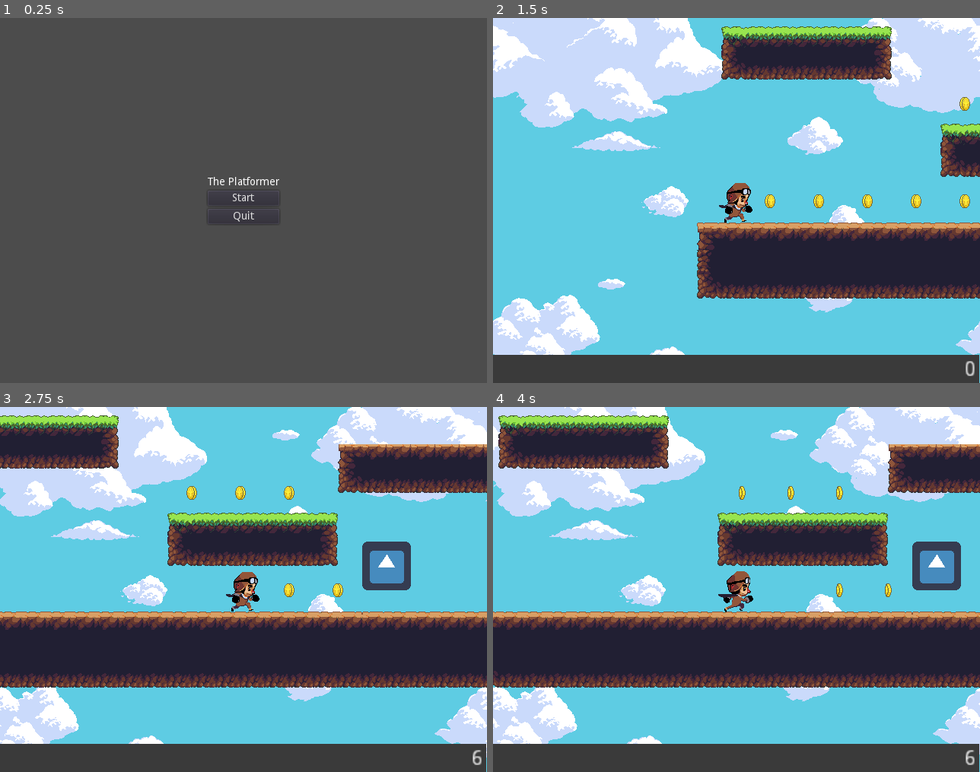
Above: before the commit, frames 1-4 (two rows, left to right).
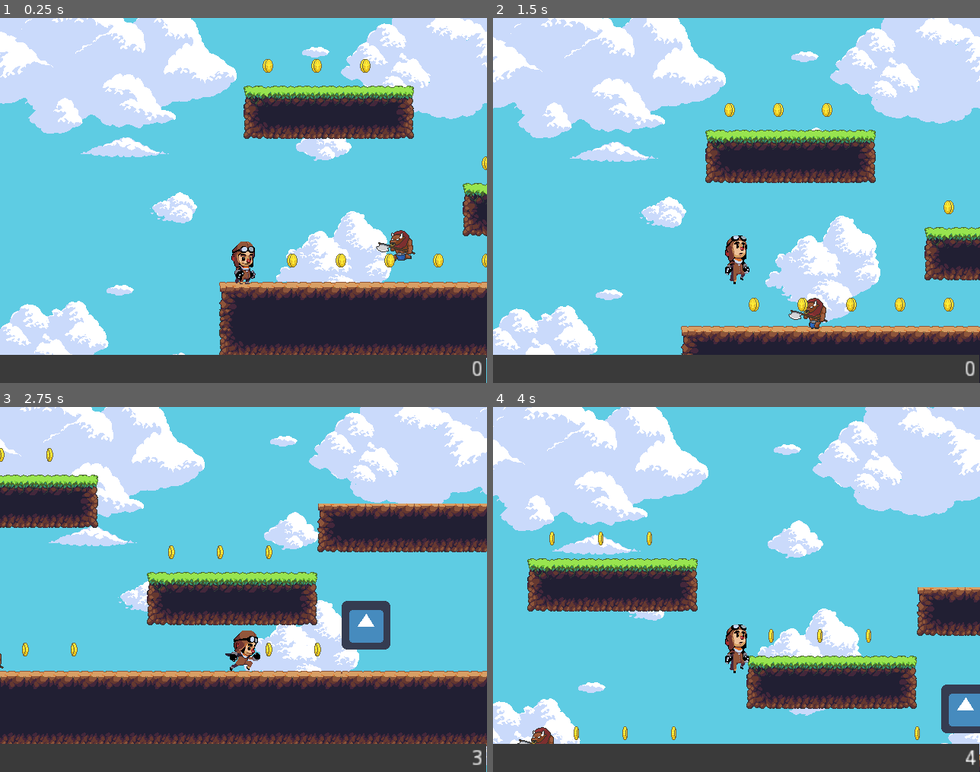
Above: after the commit, the same moments.

Repository: yanekk/godot-test
Game: Godot game, scene res://World.tscn
The game is run twice, just before and just after one commit, with the same random seed, the same clock (stepped at 60 frames per second) and the same inputs. Before the commit the project starts from res://StartMenu.tscn. The engine's default icon, where the game draws it, is replaced by a stand-in: a white triangle on a blue panel in a dark square.
Inputs (mouse positions are in pixels of both pictures, inside the frame that each line leads up to):
- Up to frame 1 (0.25 s): no input
- Up to frame 2 (1.5 s): click (736, 196) at 0.5 s, where only the run before the commit has a clickable "Start"; hold Right (ui_right) from 1.28 s (still down); tap Space (jump, bound only after the commit) at 1.35 s
- Up to frame 3 (2.75 s): keep holding Right (ui_right); tap Space (jump, bound only after the commit) at 1.52, 1.82, 2.1, 2.27, 2.57 s
- Up to frame 4 (4 s): release Right (ui_right) at 2.78 s; hold Left (ui_left) 2.78-3.53 s; tap Space (jump, bound only after the commit) at 2.85, 3.6, 3.77 s; hold Right (ui_right) from 3.53 s (still down)

The runs differ from the first frame. In frame 1, 92% of the frame differs, in the area x 0-100%, y 0-100%; in frame 2, 40%; in frame 3, 64%; in frame 4, 54%.

Commit message:
Add basic enemy

Diff:
--- a/Coin.tscn
+++ b/Coin.tscn
@@ -20,6 +20,7 @@
 } ]
 
 [node name="Coin" type="Area2D"]
+collision_layer = 4
 script = ExtResource( 8 )
 __meta__ = {
 "_edit_group_": true
--- /dev/null
+++ b/Enemy.gd
@@ -0,0 +1,28 @@
+extends KinematicBody2D
+
+var velocity = Vector2()
+var speed = 50
+const MAX_GRAVITY = 600
+const GRAVITY_ACCELERATION = 20;
+
+func _ready():
+	$Sprite.play("default")
+	velocity.x = -speed
+	$Sprite.flip_h = true
+
+func _physics_process(delta):
+	if(velocity.y <= MAX_GRAVITY):
+		velocity.y += GRAVITY_ACCELERATION
+
+	if(is_on_wall()):
+		velocity.x *= -1
+		$Sprite.flip_h = !$Sprite.flip_h
+	velocity.y = move_and_slide(velocity, Vector2.UP).y
+
+func _on_StompDetector_body_entered(body):
+	var bodyGlobalPosition = body.global_position
+	var stopDetectorGlobalPosition = get_node("StompDetector").global_position
+	print(bodyGlobalPosition.y, " ", stopDetectorGlobalPosition.y)
+	if(body.global_position.y > get_node("StompDetector").global_position.y):
+		return
+	queue_free()
--- /dev/null
+++ b/Enemy.tscn
@@ -0,0 +1,77 @@
+[gd_scene load_steps=14 format=2]
+
+[ext_resource path="res://Assets/Sprites/Enemies/Minotaur - Sprite Sheet.png" type="Texture" id=1]
+[ext_resource path="res://Enemy.gd" type="Script" id=2]
+
+[sub_resource type="AtlasTexture" id=13]
+atlas = ExtResource( 1 )
+region = Rect2( 0, 96, 96, 96 )
+
+[sub_resource type="AtlasTexture" id=14]
+atlas = ExtResource( 1 )
+region = Rect2( 96, 96, 96, 96 )
+
+[sub_resource type="AtlasTexture" id=15]
+atlas = ExtResource( 1 )
+region = Rect2( 192, 96, 96, 96 )
+
+[sub_resource type="AtlasTexture" id=16]
+atlas = ExtResource( 1 )
+region = Rect2( 288, 96, 96, 96 )
+
+[sub_resource type="AtlasTexture" id=17]
+atlas = ExtResource( 1 )
+region = Rect2( 384, 96, 96, 96 )
+
+[sub_resource type="AtlasTexture" id=18]
+atlas = ExtResource( 1 )
+region = Rect2( 480, 96, 96, 96 )
+
+[sub_resource type="AtlasTexture" id=19]
+atlas = ExtResource( 1 )
+region = Rect2( 576, 96, 96, 96 )
+
+[sub_resource type="AtlasTexture" id=20]
+atlas = ExtResource( 1 )
+region = Rect2( 672, 96, 96, 96 )
+
+[sub_resource type="SpriteFrames" id=21]
+animations = [ {
+"frames": [ SubResource( 13 ), SubResource( 14 ), SubResource( 15 ), SubResource( 16 ), SubResource( 17 ), SubResource( 18 ), SubResource( 19 ), SubResource( 20 ) ],
+"loop": true,
+"name": "default",
+"speed": 10.0
+} ]
+
+[sub_resource type="RectangleShape2D" id=6]
+extents = Vector2( 23.7199, 17.9478 )
+
+[sub_resource type="RectangleShape2D" id=22]
+extents = Vector2( 16.3133, 2.85528 )
+
+[node name="Enemy" type="KinematicBody2D"]
+collision_layer = 2
+collision_mask = 9
+script = ExtResource( 2 )
+
+[node name="Sprite" type="AnimatedSprite" parent="."]
+frames = SubResource( 21 )
+
+[node name="CollisionShape2D" type="CollisionShape2D" parent="."]
+position = Vector2( 5.59439, -3.84614 )
+shape = SubResource( 6 )
+
+[node name="VisibilityEnabler2D" type="VisibilityEnabler2D" parent="."]
+process_parent = true
+physics_process_parent = true
+
+[node name="StompDetector" type="Area2D" parent="."]
+position = Vector2( 0, -0.946934 )
+monitorable = false
+collision_layer = 0
+
+[node name="CollisionShape2D" type="CollisionShape2D" parent="StompDetector"]
+modulate = Color( 0, 0.392157, 1, 1 )
+position = Vector2( -2.84078, -24.0261 )
+shape = SubResource( 22 )
+[connection signal="body_entered" from="StompDetector" to="." method="_on_StompDetector_body_entered"]
--- a/Hero.tscn
+++ b/Hero.tscn
@@ -22,14 +22,14 @@
 "name": "idle",
 "speed": 5.0
 }, {
-"frames": [ ExtResource( 5 ), ExtResource( 4 ), ExtResource( 8 ), ExtResource( 10 ), ExtResource( 2 ), ExtResource( 3 ) ],
-"loop": true,
-"name": "run",
-"speed": 10.0
-}, {
 "frames": [ ExtResource( 11 ) ],
 "loop": true,
 "name": "jump_end",
+"speed": 5.0
+}, {
+"frames": [ ExtResource( 7 ) ],
+"loop": true,
+"name": "fall_start",
 "speed": 5.0
 }, {
 "frames": [ ExtResource( 6 ) ],
@@ -42,10 +42,10 @@
 "name": "jump_start",
 "speed": 5.0
 }, {
-"frames": [ ExtResource( 7 ) ],
+"frames": [ ExtResource( 5 ), ExtResource( 4 ), ExtResource( 8 ), ExtResource( 10 ), ExtResource( 2 ), ExtResource( 3 ) ],
 "loop": true,
-"name": "fall_start",
-"speed": 5.0
+"name": "run",
+"speed": 10.0
 } ]
 
 [sub_resource type="CapsuleShape2D" id=2]
@@ -64,6 +64,7 @@
 shape = SubResource( 2 )
 
 [node name="Camera2D" type="Camera2D" parent="."]
+position = Vector2( 0, -78 )
 current = true
 
 [node name="ColorRect" type="ColorRect" parent="Camera2D"]
--- a/KinematicBody2D.gd
+++ b/KinematicBody2D.gd
@@ -7,49 +7,54 @@
 const ANIM_FALL_START = "fall_start"
 const ANIM_FALL_END = "fall_end"
 
-const UP = Vector2(0, -1)
 const JUMP_HEIGHT = -650;
 const MAX_SPEED = 300
-const SLOWDOWN_SPEED = 50
-const ACCELERATION = 15
+const SLOWDOWN_SPEED_RATIO = 0.16
+const ACCELERATION_RATIO = 0.2
 const MAX_GRAVITY = 600
 const GRAVITY_ACCELERATION = 20;
 
+const SLOWDOWN_SPEED = MAX_SPEED * SLOWDOWN_SPEED_RATIO
 var motion = Vector2()
 
 func _physics_process(delta):
-	if Input.is_action_just_released("ui_right") || Input.is_action_just_released("ui_left"):
-		motion.x = min(SLOWDOWN_SPEED, motion.x) if motion.x > 0 else max(-SLOWDOWN_SPEED, motion.x)
+	move()
+	animate()
 
+func animate():
 	if Input.is_action_pressed("ui_right"):
 		$Sprite.flip_h = false
-		motion.x = min(motion.x + ACCELERATION, MAX_SPEED)
 	elif Input.is_action_pressed("ui_left"):
 		$Sprite.flip_h = true
-		motion.x = max(motion.x - ACCELERATION, -MAX_SPEED)
-	elif abs(motion.x) > 0:
-		motion.x = lerp(motion.x, 0, 0.1);
 
-	if is_on_floor() && Input.is_action_just_pressed("ui_up"):
+	if is_on_floor() && Input.is_action_just_pressed("jump"):
 		$Sprite.play(ANIM_JUMP_START)
-		motion.y = JUMP_HEIGHT
-
-	if(motion.y <= MAX_GRAVITY):
-		motion.y += GRAVITY_ACCELERATION
-
 	if abs(motion.x) < SLOWDOWN_SPEED && is_on_floor():
 		$Sprite.play(ANIM_IDLE)
 	elif (motion.x > 0 || motion.x < 0) && is_on_floor():
 		$Sprite.play(ANIM_RUN)
 	elif motion.y < 0:
-		if(abs(motion.y) > abs(JUMP_HEIGHT / 8)):
-			$Sprite.play(ANIM_JUMP_START)
-		else:
-			$Sprite.play(ANIM_JUMP_END)
+		$Sprite.play(ANIM_JUMP_START if abs(motion.y) > abs(JUMP_HEIGHT / 8) else ANIM_JUMP_END)
 	else:
-		if(motion.y > abs(JUMP_HEIGHT / 8)):
-			$Sprite.play(ANIM_FALL_END)
-		else:
-			$Sprite.play(ANIM_FALL_START)
+		$Sprite.play(ANIM_FALL_END if motion.y > abs(JUMP_HEIGHT / 8) else ANIM_FALL_START)
 
-	motion = move_and_slide(motion, UP)
+func move():
+	if Input.is_action_just_released("ui_right") || Input.is_action_just_released("ui_left"):
+		motion.x = min(SLOWDOWN_SPEED, motion.x) if motion.x > 0 else max(-SLOWDOWN_SPEED, motion.x)
+
+	if Input.is_action_pressed("ui_right"):
+		motion.x = lerp(motion.x, MAX_SPEED, ACCELERATION_RATIO)
+	elif Input.is_action_pressed("ui_left"):
+		motion.x = lerp(motion.x, -MAX_SPEED, ACCELERATION_RATIO)
+	elif abs(motion.x) > 0:
+		motion.x = lerp(motion.x, 0, 0.1);
+
+	if is_on_floor() && Input.is_action_just_pressed("jump"):
+		motion.y = JUMP_HEIGHT
+
+	if Input.is_action_just_released("jump") && motion.y < 0:
+		motion.y = JUMP_HEIGHT/2
+
+	if(motion.y <= MAX_GRAVITY):
+		motion.y += GRAVITY_ACCELERATION
+	motion = move_and_slide(motion, Vector2.UP)
--- a/World.tscn
+++ b/World.tscn
@@ -1,8 +1,9 @@
-[gd_scene load_steps=7 format=2]
+[gd_scene load_steps=8 format=2]
 
 [ext_resource path="res://Hero.tscn" type="PackedScene" id=1]
 [ext_resource path="res://NextLevel.tscn" type="PackedScene" id=2]
 [ext_resource path="res://JungleDirtTileSet.tres" type="TileSet" id=3]
+[ext_resource path="res://Enemy.tscn" type="PackedScene" id=4]
 [ext_resource path="res://Coin.tscn" type="PackedScene" id=5]
 [ext_resource path="res://DirtAutoTileSet.tres" type="TileSet" id=6]
 [ext_resource path="res://World.gd" type="Script" id=14]
@@ -15,6 +16,11 @@
 cell_size = Vector2( 32, 32 )
 format = 1
 tile_data = PoolIntArray( 131074, 14, 0, 131075, 13, 0, 131076, 13, 0, 131077, 13, 0, 131078, 13, 0, 131079, 13, 0, 131 …(2574 unchanged characters)…
+
+[node name="Enemies" type="Node" parent="."]
+
+[node name="KinematicBody2D" parent="Enemies" instance=ExtResource( 4 )]
+position = Vector2( 280, 272 )
 
 [node name="Coins" type="Node" parent="."]
 
@@ -66,6 +72,7 @@
 
 [node name="TileMap2" type="TileMap" parent="."]
 tile_set = ExtResource( 6 )
+collision_layer = 8
 format = 1
 tile_data = PoolIntArray( 131081, 0, 196608, 131082, 0, 196609, 131083, 0, 196609, 131084, 0, 196609, 131085, 0, 196610 )
 
--- a/project.godot
+++ b/project.godot
@@ -16,7 +16,7 @@
 [application]
 
 config/name="First Platformer"
-run/main_scene="res://StartMenu.tscn"
+run/main_scene="res://World.tscn"
 config/icon="res://icon.png"
 
 [display]
@@ -26,6 +26,21 @@
 window/stretch/mode="viewport"
 window/stretch/aspect="keep"
 
+[input]
+
+jump={
+"deadzone": 0.5,
+"events": [ Object(InputEventKey,"resource_local_to_scene":false,"resource_name":"","device":0,"alt":false,"shift":false,"control":false,"meta":false,"command":false,"pressed":false,"scancode":32,"unicode":0,"echo":false,"script":null)
+ ]
+}
+
+[layer_names]
+
+2d_render/layer_1="Player"
+2d_render/layer_2="Enemies"
+2d_render/layer_3="Collectables"
+2d_render/layer_4="World"
+
 [rendering]
 
 quality/2d/use_pixel_snap=true
Binary file added: Assets/Sprites/Enemies/Minotaur - Sprite Sheet.png
Not shown, added: Assets/Sprites/Enemies/Minotaur - Sprite Sheet.png.import
